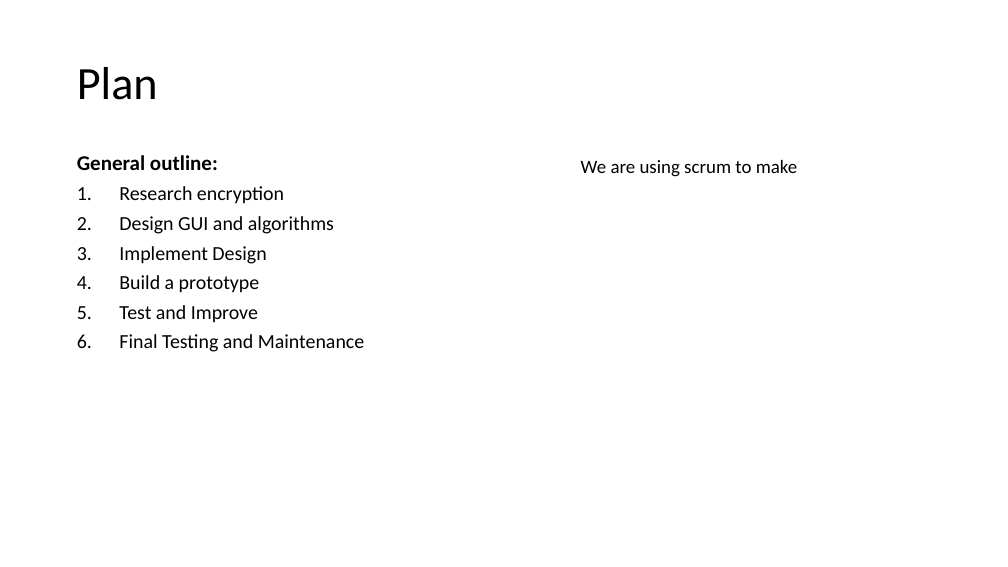
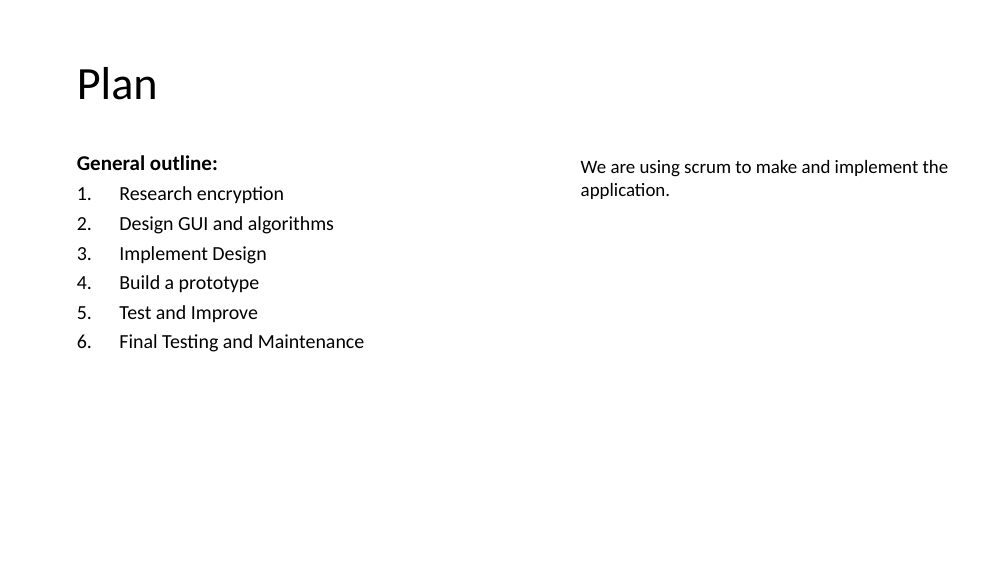
Before and after one commit to abdulkadir-2/206CDE-Real-World-Project, a slide deck: slide 2 of presentation slides.odp. Drawn at 1008x567 pixels with LibreOffice and Linux fonts; fonts in the diff are those of the drawing. Boxes give left, top, right and bottom in pixels: in the first picture for what was removed or moved away, otherwise in the second. Text is boxed around its words. In the diff, an @@ line names an element or a change of style, - is before the commit and + after.

```diff
--- a/presentation slides.odp
+++ b/presentation slides.odp
@@ text at bbox=[581, 160, 949, 199]: text changed @@
-We are using scrum to make
+We are using scrum to make and implement the application.
```
